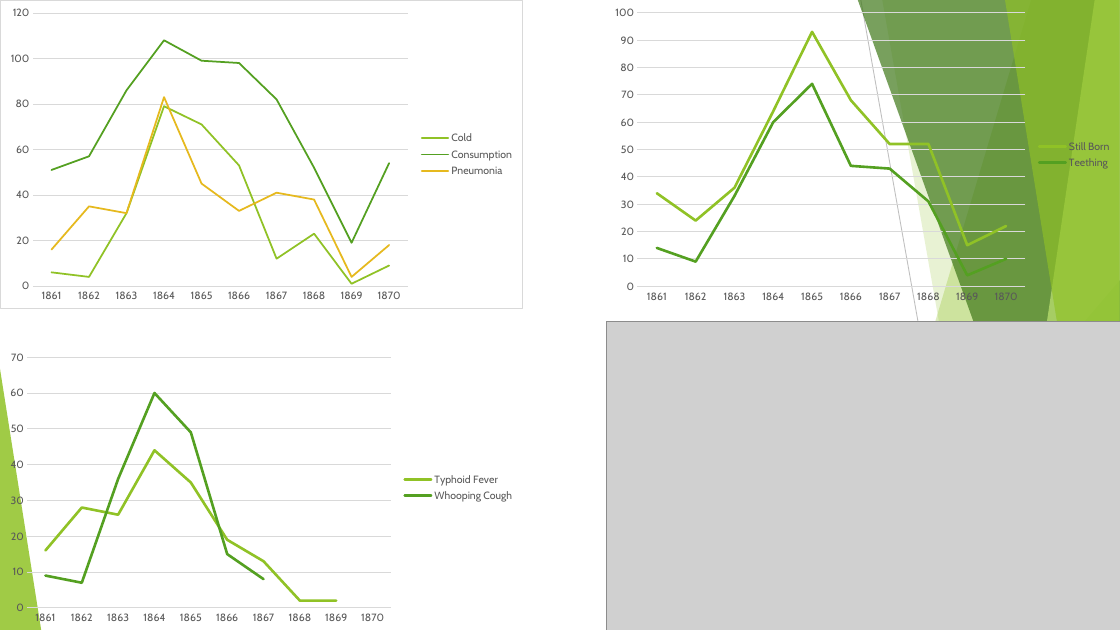
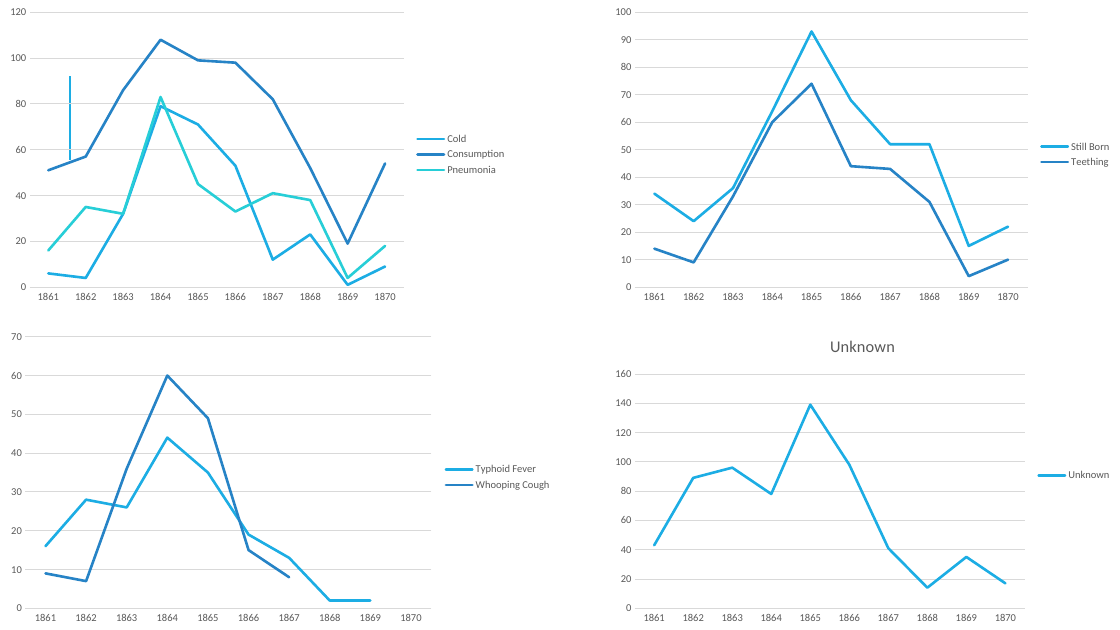
Before and after one commit to NSS-Data-Analytics-Cohort-9/city_cemetery-volunteercjt, a slide deck: slide 5 of data/city_cemetery_presentation.pptx (slide 4 before the commit). Drawn at 1120x630 pixels with LibreOffice and Linux fonts; fonts in the diff are those of the drawing; grey boxes stand for pictures. Boxes give left, top, right and bottom in pixels: in the first picture for what was removed or moved away, otherwise in the second. Text is boxed around its words. In the diff, an @@ line names an element or a change of style, - is before the commit and + after.

```diff
--- a/data/city_cemetery_presentation.pptx
+++ b/data/city_cemetery_presentation.pptx
@@ line chart at [0, 0, 515, 309] @@
@@ colour of Cold #90C226 to #1CADE4 @@
@@ colour of Consumption #54A021 to #2683C6 @@
@@ colour of Pneumonia #E6B91E to #27CED7 @@
@@ legend changed @@
@@ category axis changed @@
@@ value axis changed @@
@@ background changed @@
@@ border changed @@
@@ lettering changed @@
@@ line chart: place and size @@
-line chart at [0, 0, 523, 309]
+line chart at [0, 0, 515, 309]
@@ line chart at [605, 0, 1120, 309] @@
@@ colour of Still Born #90C226 to #1CADE4 @@
@@ colour of Teething #54A021 to #2683C6 @@
@@ legend changed @@
@@ category axis changed @@
@@ value axis changed @@
@@ lettering changed @@
@@ line added from (70, 160) to (70, 76), #1CADE4 1.5 pt @@
@@ line chart at [0, 324, 560, 630] @@
@@ colour of Typhoid Fever #90C226 to #1CADE4 @@
@@ colour of Whooping Cough #54A021 to #2683C6 @@
@@ legend changed @@
@@ category axis changed @@
@@ value axis changed @@
@@ lettering changed @@
@@ line chart: place and size @@
-line chart at [0, 345, 523, 630]
+line chart at [0, 324, 560, 630]
@@ line chart added at [605, 321, 1120, 630] @@
+title "Unknown"
+categories: 1861, 1862, 1863, 1864, 1865, 1866, 1867, 1868, 1869, 1870
+Unknown: 43, 89, 96, 78, 139, 98, 41, 14, 35, 17
@@ picture removed at [607, 321, 1120, 630] @@
@@ group removed at [0, 0, 1120, 630]: 5 freeform shapes, 3 triangles, 2 lines @@
```
Also in this commit, not shown: 3 other slides changed, 2 slides added, 1 slide removed, 1 other file.
